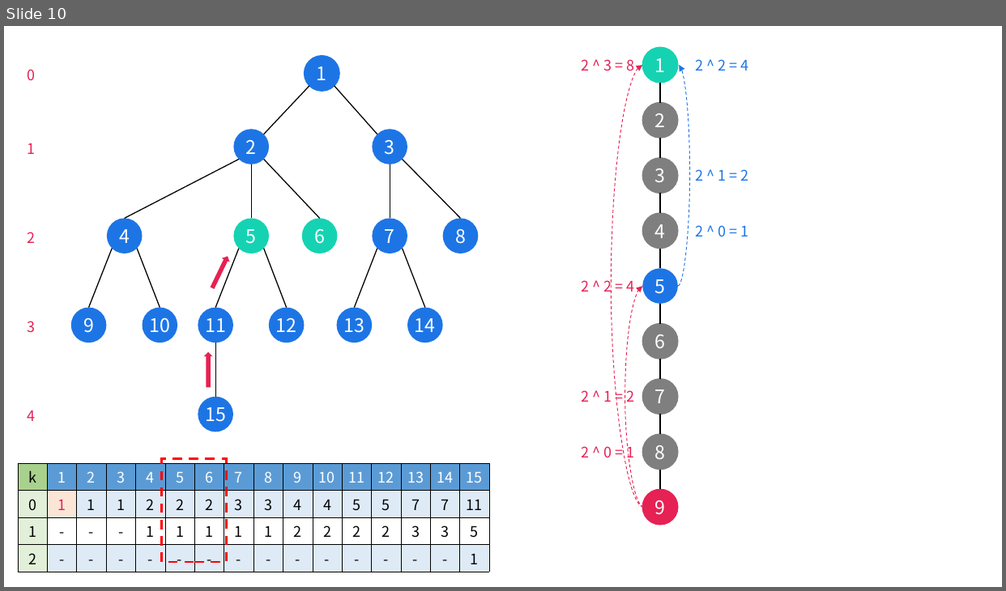
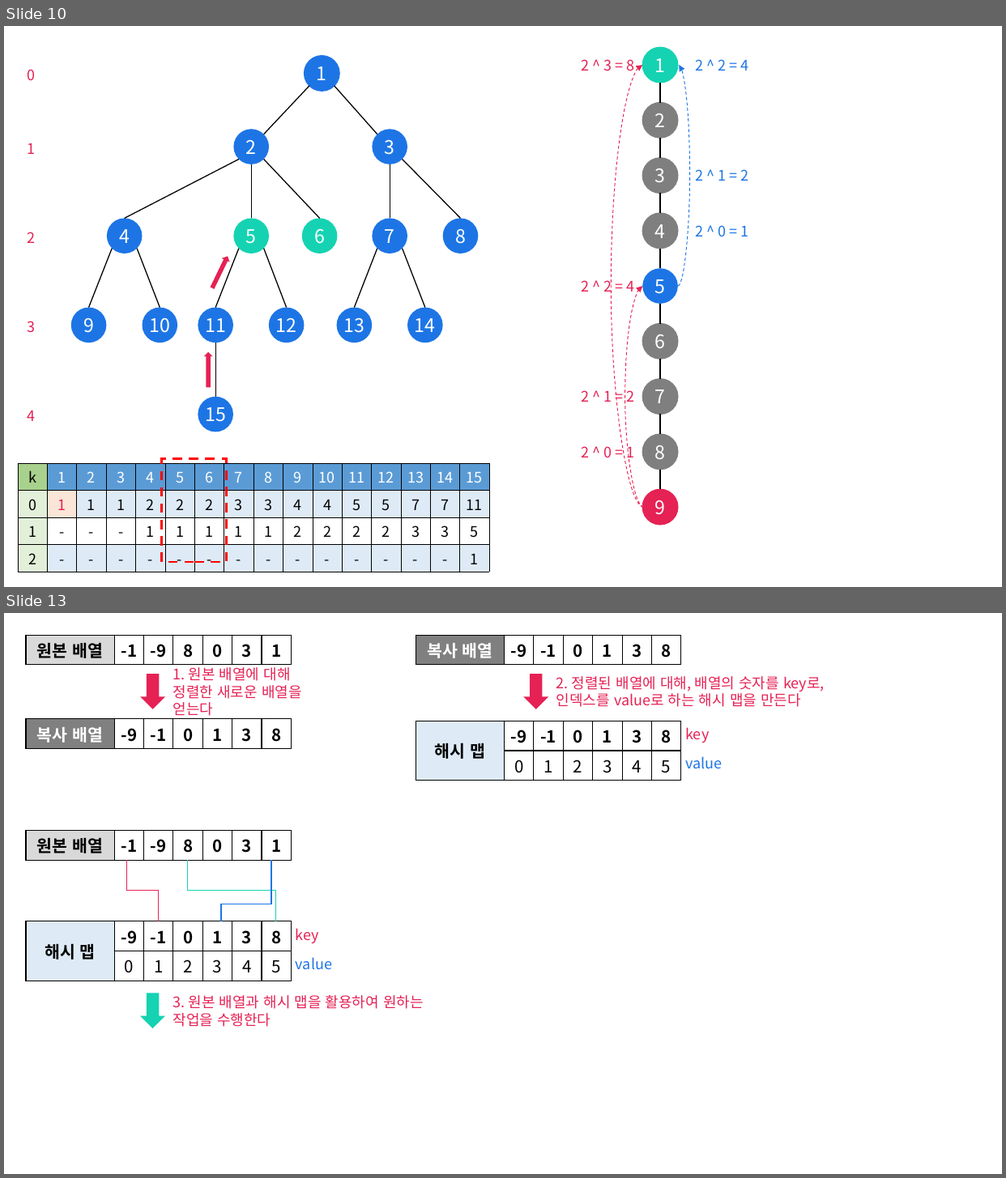
Before and after one commit to siwon-park/Algorithm-DataStructure, a slide deck: 기타/pptx.pptx. Shown one above the other, each under a label of ours: slide 10 before the commit, slides 10 and 13 after it; the slides between them are not shown. The pictures are 1006x591 and 1006x1178 pixels, drawn with LibreOffice and Linux fonts; fonts in the diff are those of the drawing. Boxes give left, top, right and bottom in pixels: in the first picture for what was removed or moved away, otherwise in the second. Text is boxed around its words. In the diff, an @@ line names an element or a change of style, - is before the commit and + after.

```diff
--- a/기타/pptx.pptx
+++ b/기타/pptx.pptx
@@ slide 13 added at [4, 613, 1002, 1174], background #FFFFFF @@
@@ table added at [26, 635, 289, 664], 1 rows, 7 columns @@
+원본 배열 | -1 | -9 | 8 | 0 | 3 | 1
@@ table added at [415, 635, 680, 664], 1 rows, 7 columns @@
+복사 배열 | -9 | -1 | 0 | 1 | 3 | 8
@@ right arrow added at [140, 674, 165, 709], fill #E62154 @@
@@ text added at [173, 667, 302, 719], 14 pt, text #E62154 @@
+1. 원본 배열에 대해 정렬한 새로운 배열을 얻는다
@@ right arrow added at [523, 674, 548, 709], fill #E62154 @@
@@ text added at [556, 676, 825, 707], 14 pt, text #E62154 @@
+2. 정렬된 배열에 대해, 배열의 숫자를 key로, 인덱스를 value로 하는 해시 맵을 만든다
@@ table added at [26, 718, 289, 747], 1 rows, 7 columns @@
+복사 배열 | -9 | -1 | 0 | 1 | 3 | 8
@@ table added at [415, 721, 680, 780], 2 rows, 7 columns @@
+해시 맵 | -9 | -1 | 0 | 1 | 3 | 8
+ | 0 | 1 | 2 | 3 | 4 | 5
@@ text added at [685, 727, 709, 743], 14 pt, text #E62154 @@
+key
@@ text added at [685, 756, 722, 769], 14 pt, text #1D75E5 @@
+value
@@ table added at [26, 830, 289, 859], 1 rows, 7 columns @@
+원본 배열 | -1 | -9 | 8 | 0 | 3 | 1
@@ elbow line added from (127, 860) to (158, 922), #E62154 1 pt @@
@@ elbow line added from (187, 860) to (275, 922), #15D3B2 1 pt @@
@@ elbow line added from (221, 922) to (271, 860), #1D75E5 1 pt @@
@@ table added at [26, 922, 289, 981], 2 rows, 7 columns @@
+해시 맵 | -9 | -1 | 0 | 1 | 3 | 8
+ | 0 | 1 | 2 | 3 | 4 | 5
@@ text added at [296, 928, 319, 943], 14 pt, text #E62154 @@
+key
@@ text added at [296, 957, 332, 970], 14 pt, text #1D75E5 @@
+value
@@ right arrow added at [140, 994, 165, 1029], fill #15D3B2 @@
@@ text added at [173, 995, 424, 1027], 14 pt, text #E62154 @@
+3. 원본 배열과 해시 맵을 활용하여 원하는 작업을 수행한다
```
Also in this commit, not shown: 2 slides changed, 1 other slide added, 1 slide removed, 1 other file.
